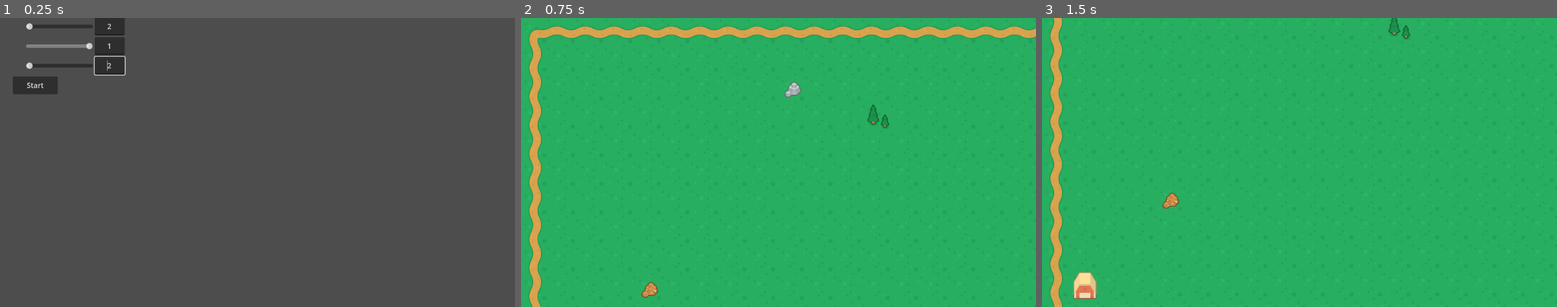
Above: before the commit, frames 1-3 (left to right).
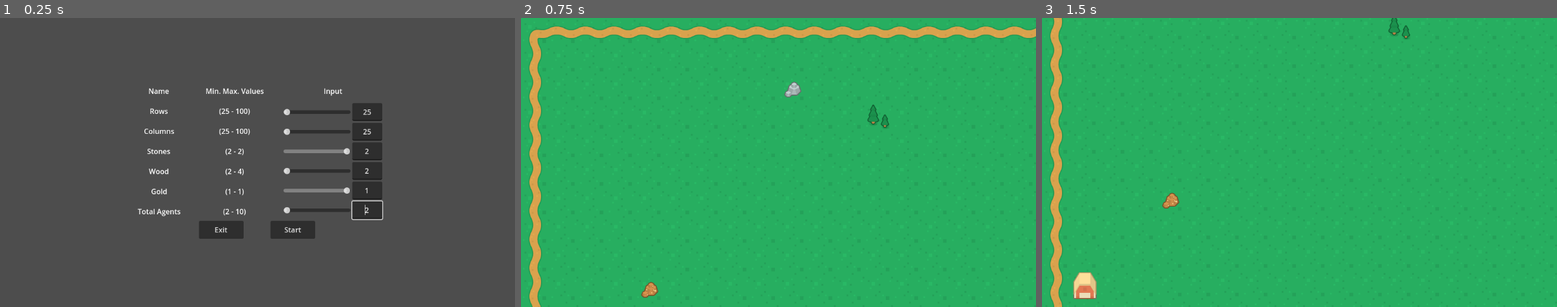
Above: after the commit, the same moments.

Repository: ApostolisSiampanis/intelligent-agents
Game: Godot game, scene res://scenes/input_screen.tscn
Same seed, same stepped clock (60 frames per second), same inputs: the game is played once before the commit and once after it.
Inputs (mouse positions are in pixels of both pictures, inside the frame that each line leads up to):
- Up to frame 1 (0.25 s): no input
- Up to frame 2 (0.75 s): click "Start" at 0.5 s
- Up to frame 3 (1.5 s): tap Enter at 1.25 s; move the mouse to (1412, 148) at 1.27 s; hold S (camera_move_down) from 1.28 s (still down)

The runs differ from the first frame. In frame 1, 7.0% of the frame differs, in the area x 2-75%, y 0-77%; in frame 2, nothing differs; in frame 3, nothing differs.

Commit message:
Update change_min_max_values.gd
- Set the CenterContainer's position to be centered.

Diff:
--- a/scripts/change_min_max_values.gd
+++ b/scripts/change_min_max_values.gd
@@ -22,7 +22,16 @@
 @onready var agents_line_edit = $CenterContainer/VBoxContainer/GridContainerParameters/VBoxContainerInput/HBoxContainerAgents/LineEdit
 @onready var label_agents_value = $CenterContainer/VBoxContainer/GridContainerParameters/VBoxContainerValue/LabelAgentsValue
 
+@onready var center_container = $CenterContainer
+
 func _ready():
+	var viewport_size = get_viewport_rect().size
+
+	center_container.set_position(Vector2(
+		viewport_size.x / 2 - center_container.size.x / 2,
+		viewport_size.y / 2 - center_container.size.y / 2
+	))
+
 	rows_slider.connect("value_changed", Callable(self, "_on_slider_value_changed"))
 	rows_line_edit.connect("text_changed", Callable(self, "_on_rows_or_columns_changed"))
 
@@ -39,7 +48,7 @@
 	var columns_value = int(columns_line_edit.text)
 	var total_tiles = rows_value * columns_value
 
-	var total_max_resources = ceil(total_tiles * 0.01)
+	var total_max_resources = ceili(total_tiles * 0.01)
 
 	var min_gold = max(1, int(total_max_resources * 0.1))
 	var max_gold = max(1, int(total_max_resources * 0.2))
